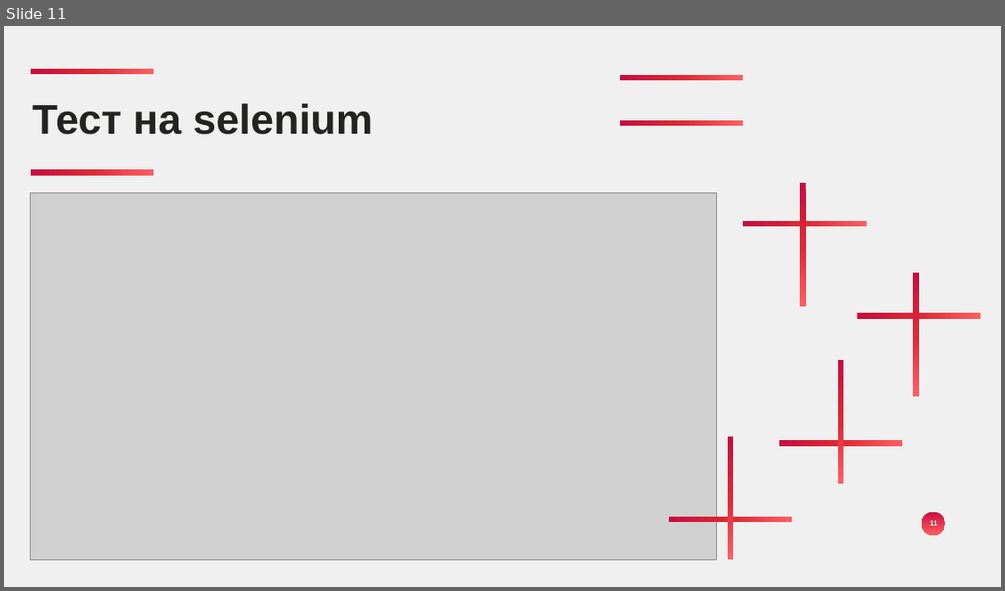
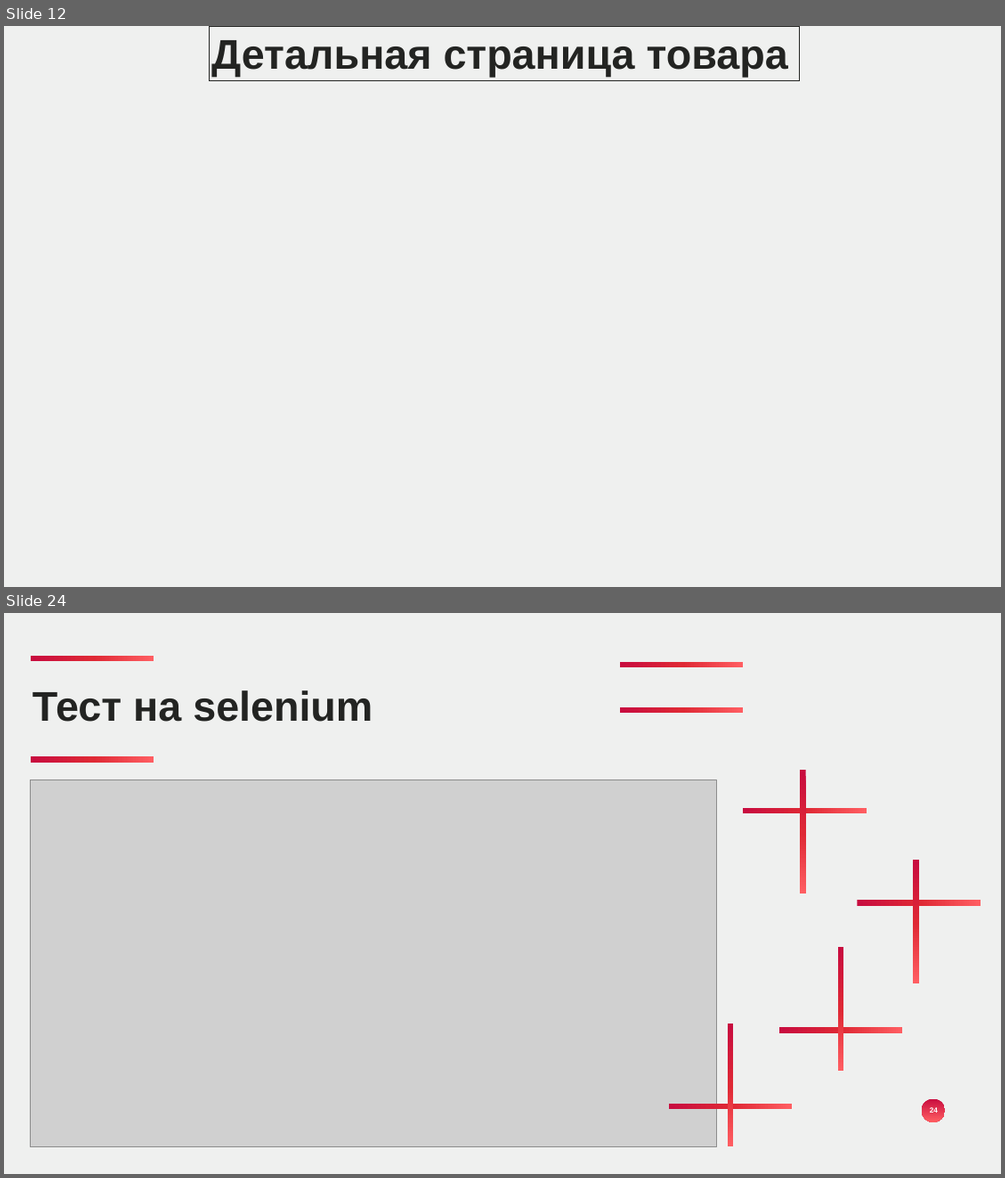
Before and after one commit to Slowpool/diploma-musical-shop-, a slide deck: OuterData/Махницкий диплом.pptx. Shown one above the other, each under a label of ours: slide 11 before the commit, slides 12 and 24 after it; the slides between them are not shown. The pictures are 1005x591 and 1005x1178 pixels, drawn with LibreOffice and Linux fonts; fonts in the diff are those of the drawing; grey boxes stand for pictures; background and template pictures are left out. Boxes give left, top, right and bottom in pixels: in the first picture for what was removed or moved away, otherwise in the second. Text is boxed around its words. In the diff, an @@ line names an element or a change of style, - is before the commit and + after.

```diff
--- a/OuterData/Махницкий диплом.pptx
+++ b/OuterData/Махницкий диплом.pptx
@@ slide 12 added at [4, 26, 1001, 587], background picture (left out) @@
@@ rectangle added at [210, 26, 799, 80], outline #232422 1 pt, 80 pt, text #232422, bold @@
+Детальная страница товара
@@ what was slide 11 is now slide 24 @@
@@ page number at [930, 1107, 938, 1112]: text changed @@
-11
+24
```
Also in this commit, not shown: 2 slides changed, 13 other slides added, 1 other file.
